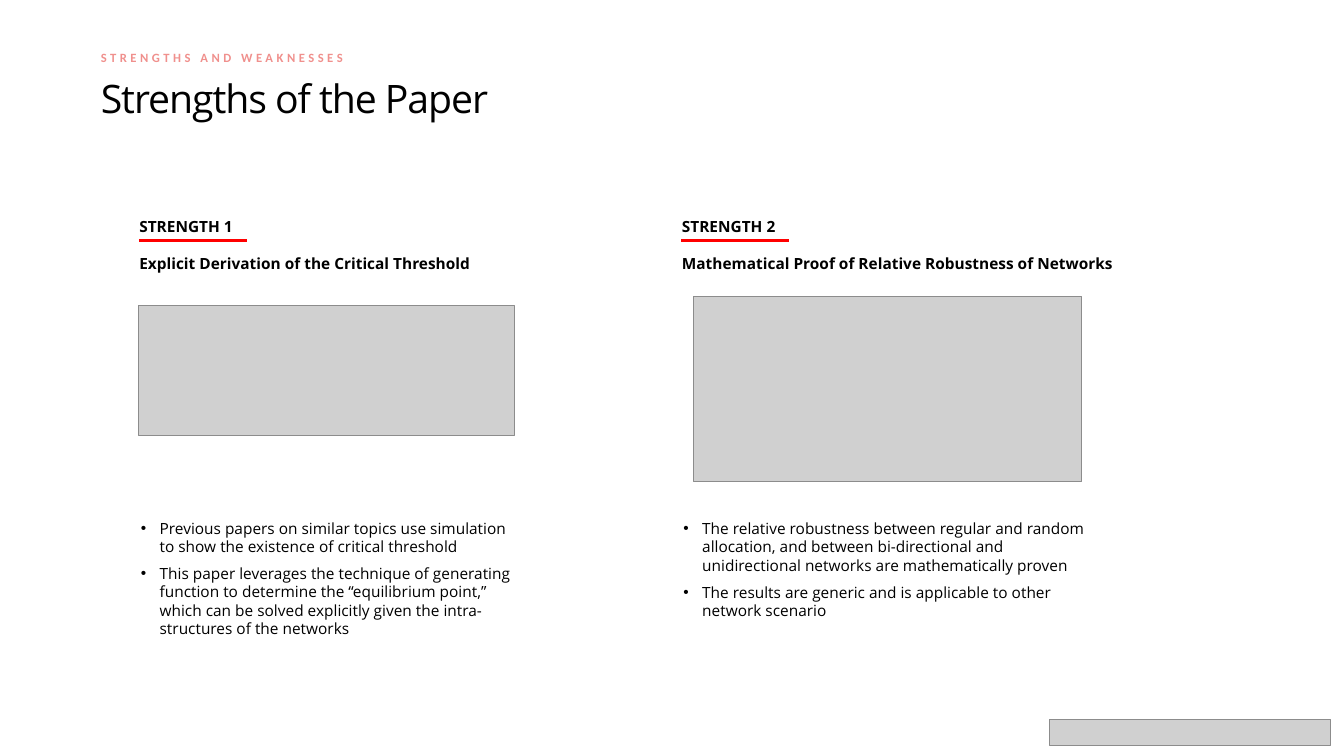
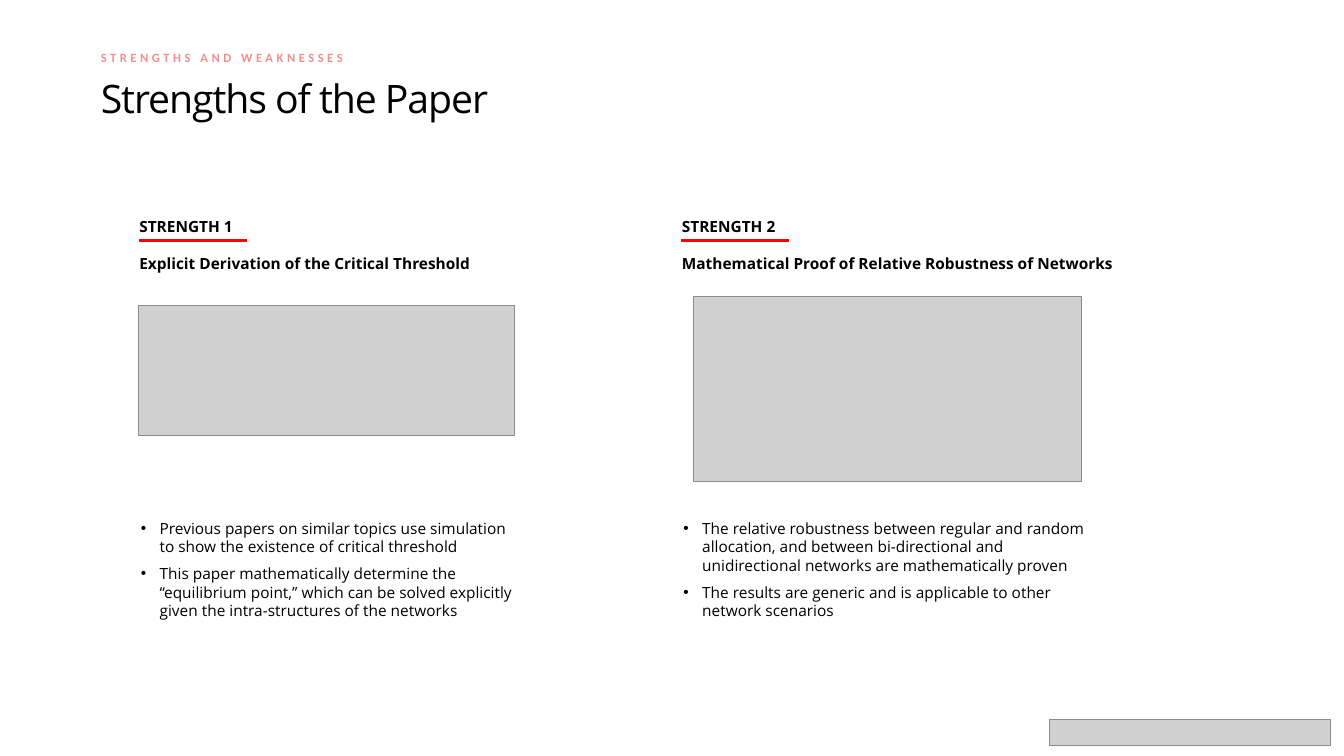
Before and after one commit to tonyrunqihuang/18755-Projects-Network-Destroy-Repair-Game, a slide deck: slide 7 of paper presentation/Paper Presentation_Group 8.pptx. Drawn at 1344x756 pixels with LibreOffice and Linux fonts; fonts in the diff are those of the drawing; grey boxes stand for pictures. Boxes give left, top, right and bottom in pixels: in the first picture for what was removed or moved away, otherwise in the second. Text is boxed around its words. In the diff, an @@ line names an element or a change of style, - is before the commit and + after.

```diff
--- a/paper presentation/Paper Presentation_Group 8.pptx
+++ b/paper presentation/Paper Presentation_Group 8.pptx
@@ text at (x1=160, y1=567, x2=512, y2=620): text changed @@
-• This paper leverages the technique of generating function to determine the “equilibrium point,” which can be solved explicitly given the intra-structures of the networks
+• This paper mathematically determine the “equilibrium point,” which can be solved explicitly given the intra-structures of the networks
@@ text at (x1=702, y1=586, x2=1051, y2=616): text changed @@
-• The results are generic and is applicable to other network scenario
+• The results are generic and is applicable to other network scenarios
```
Also in this commit, not shown: 1 other slide changed, 6 other files.
